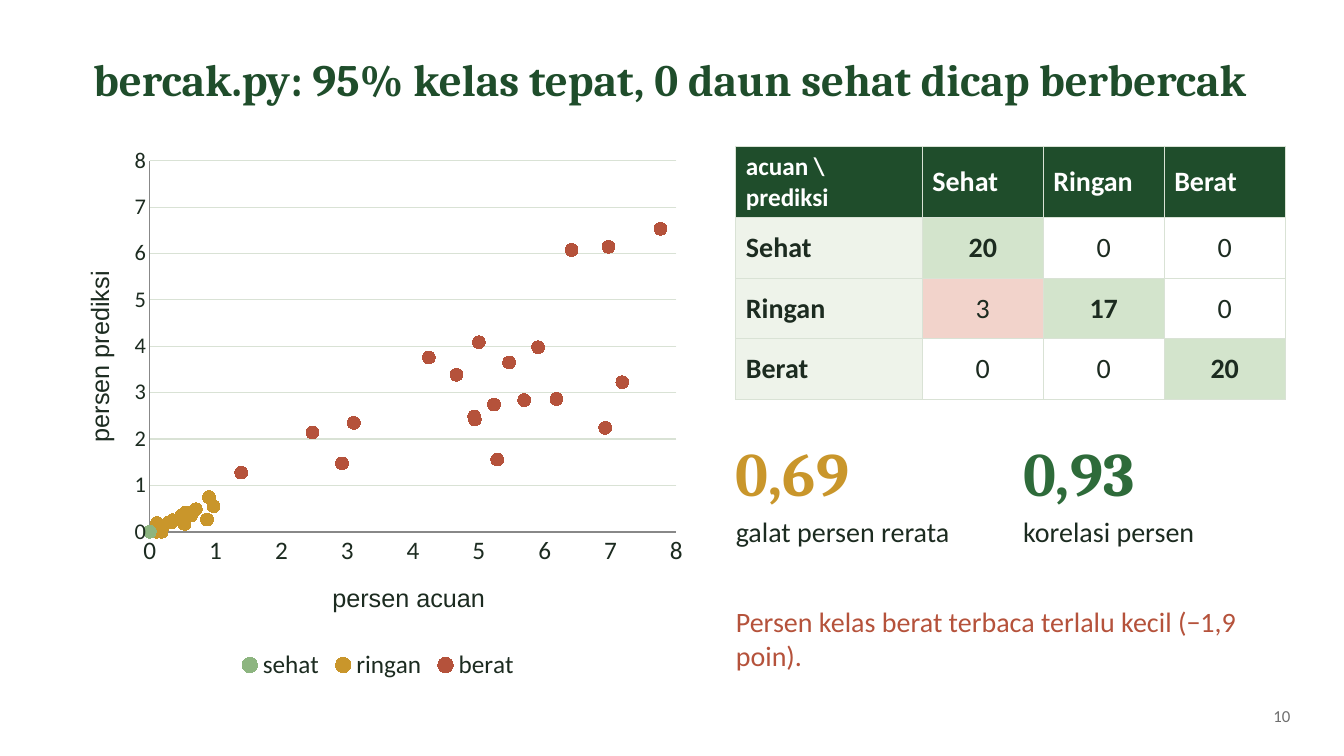
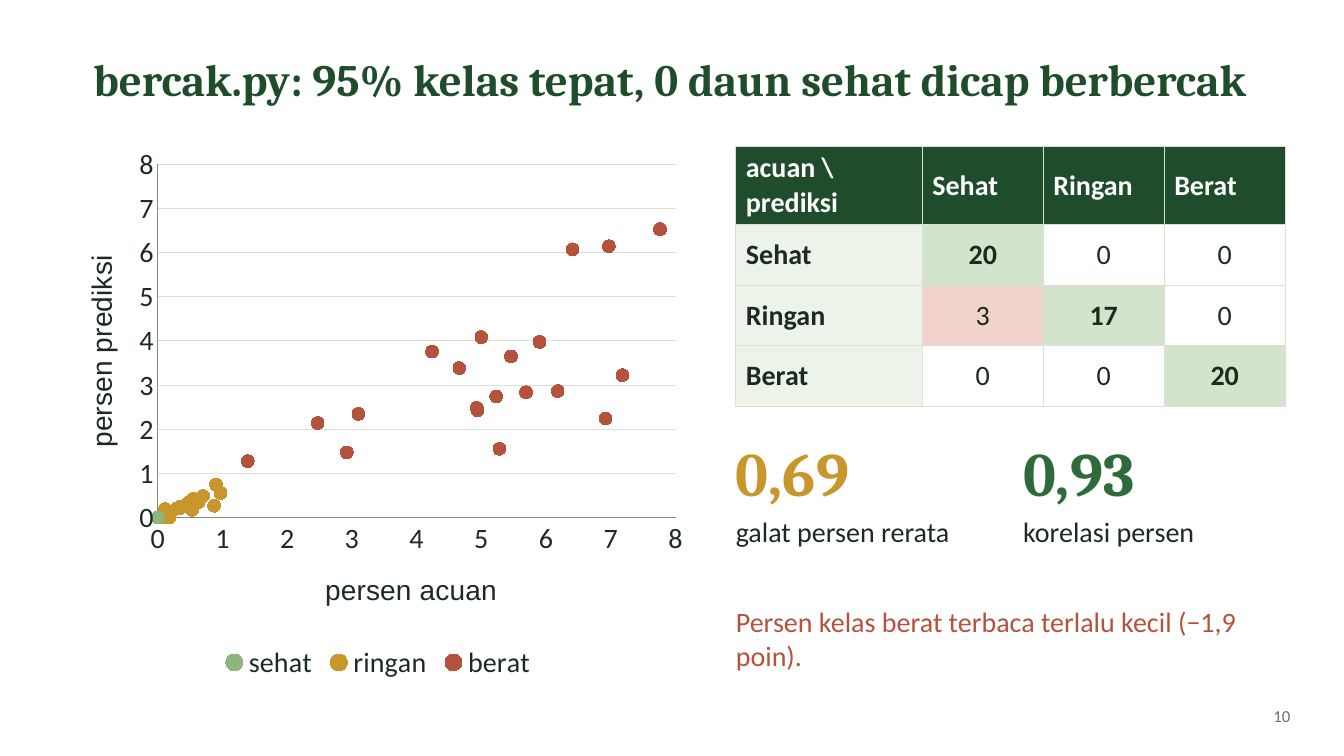
Before and after one commit to MuhammadImamFaisal/simuteh-2330511016, a slide deck: slide 10 of laporan/Slide_P5-P6_2330511016.pptx. Drawn at 1344x756 pixels with LibreOffice and Linux fonts; fonts in the diff are those of the drawing. Boxes give left, top, right and bottom in pixels: in the first picture for what was removed or moved away, otherwise in the second. Text is boxed around its words. In the diff, an @@ line names an element or a change of style, - is before the commit and + after.

```diff
--- a/laporan/Slide_P5-P6_2330511016.pptx
+++ b/laporan/Slide_P5-P6_2330511016.pptx
@@ scatter chart at (60, 136, 696, 686) @@
@@ legend changed @@
@@ category axis changed @@
@@ value axis changed @@
@@ table at (736, 146, 1286, 389) @@
@@ size 18 to 20 pt in "acuan \ prediksi" @@
```
Also in this commit, not shown: 1 other slide changed, 2 other files.
